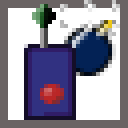
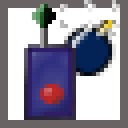
Layered file, before and after one edit (128x128). Changes by layer:
painted on "RCtrl-Border" over box(24, 44, 76, 120)
added layer "RCtrl-Inside_Shadow" above "RCtrl-Inside" over box(28, 52, 72, 120)
